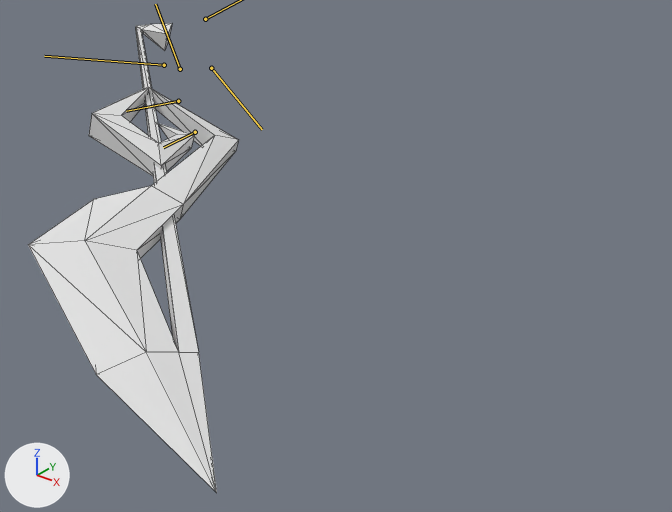
Two versions of the glTF model Project/Resources/Models/Player_WeakAttack1_2_W/Player_WeakAttack1_2_W.gltf, one commit apart.
Camera for both pictures: a camera (50 mm lens) standing at (12.13, -10.52, 5.1) and looking at (3.97, -0.32, -1.23). Arrows for +X, +Y and +Z are at lower left; the lights stay in place. Both versions are drawn at frame 7 of the action 'アーマチュアアクション'; the numbers are the values there. The bones that bend it are drawn over the model as lines. Mesh edges are drawn as thin lines.

Names of what the first picture shows: 'Wepon'.
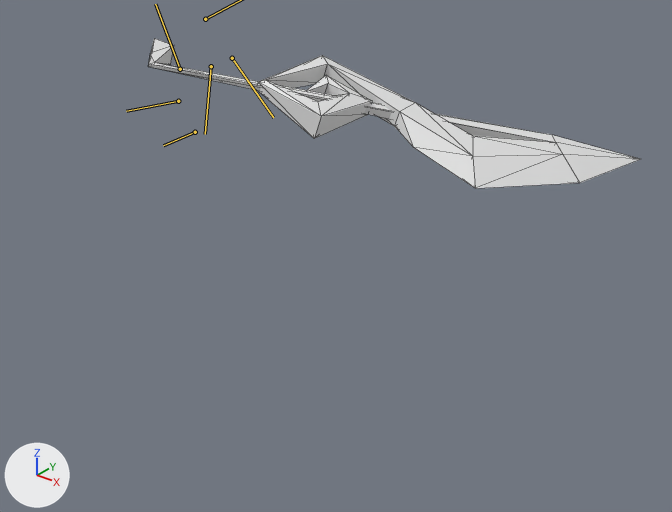
The change in detail:
Bone 'ボーン.002' (bone_ボーン_002) turns from (0, 21, 0) to (0, 38, 0) degrees about its own x, y and z.
Bone 'ボーン.002.R' (bone_ボーン_002_r) moves from (-1.488, -0.655, 0.978) to (-1.936, -0.577, 1.011).
Bone 'ボーン.002.R' (bone_ボーン_002_r) turns from (30, -4, -100) to (95, -6, -103) degrees about its own x, y and z.
Bone 'ボーン.002.R' (bone_ボーン_002_r) is rescaled from (1.47, 1.47, 1.47) to (1.48, 1.48, 1.48).

What differs and where, as boxes [x1, y1, x2, y2] in the pictures (672 x 512 px):
'Wepon', posed (133% wider, 68% shorter): before [28, 23, 239, 492]; after [148, 38, 640, 188]
bone 'ボーン.002.R', root to tip: before (164, 65) to (44, 56); after (211, 66) to (205, 134)
